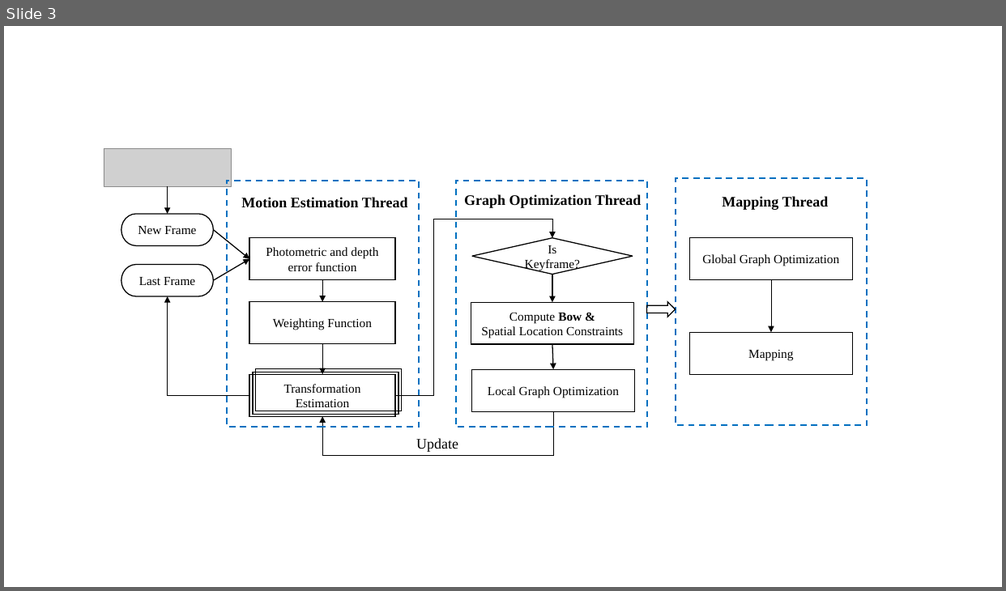
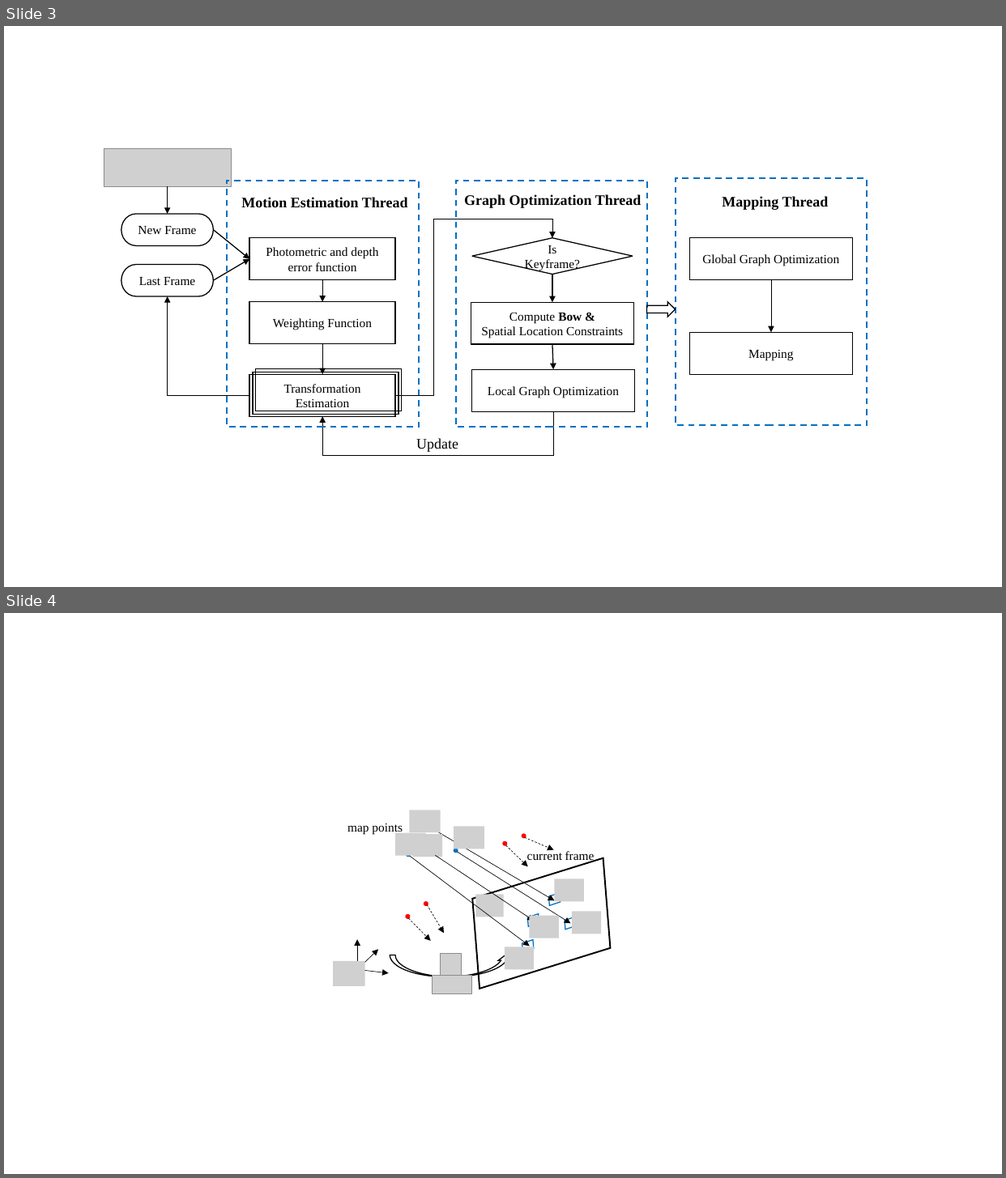
Before and after one commit to TurtleZhong/slam-papers, a slide deck: image_of_paper.pptx. Shown one above the other, each under a label of ours: slide 3 before the commit, slides 3 and 4 after it. The pictures are 1006x591 and 1006x1178 pixels, drawn with LibreOffice and Linux fonts; fonts in the diff are those of the drawing; grey boxes stand for pictures. Boxes give left, top, right and bottom in pixels: in the first picture for what was removed or moved away, otherwise in the second. Text is boxed around its words. In the diff, an @@ line names an element or a change of style, - is before the commit and + after.

```diff
--- a/image_of_paper.pptx
+++ b/image_of_paper.pptx
@@ slide 4 added at (4, 613, 1002, 1174), background #FFFFFF @@
@@ group added at (333, 810, 613, 994): 12 pictures, 11 arrows, 7 ellipses, 5 parallelograms, 2 texts, 1 curved up arrow @@
+current frame
+map points
```
Also in this commit, not shown: 2 other files.
